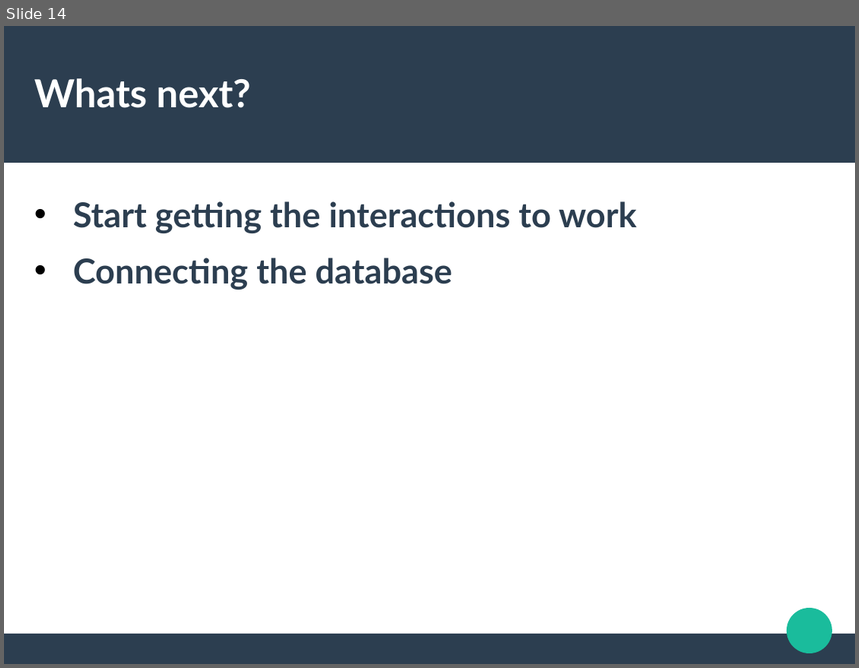
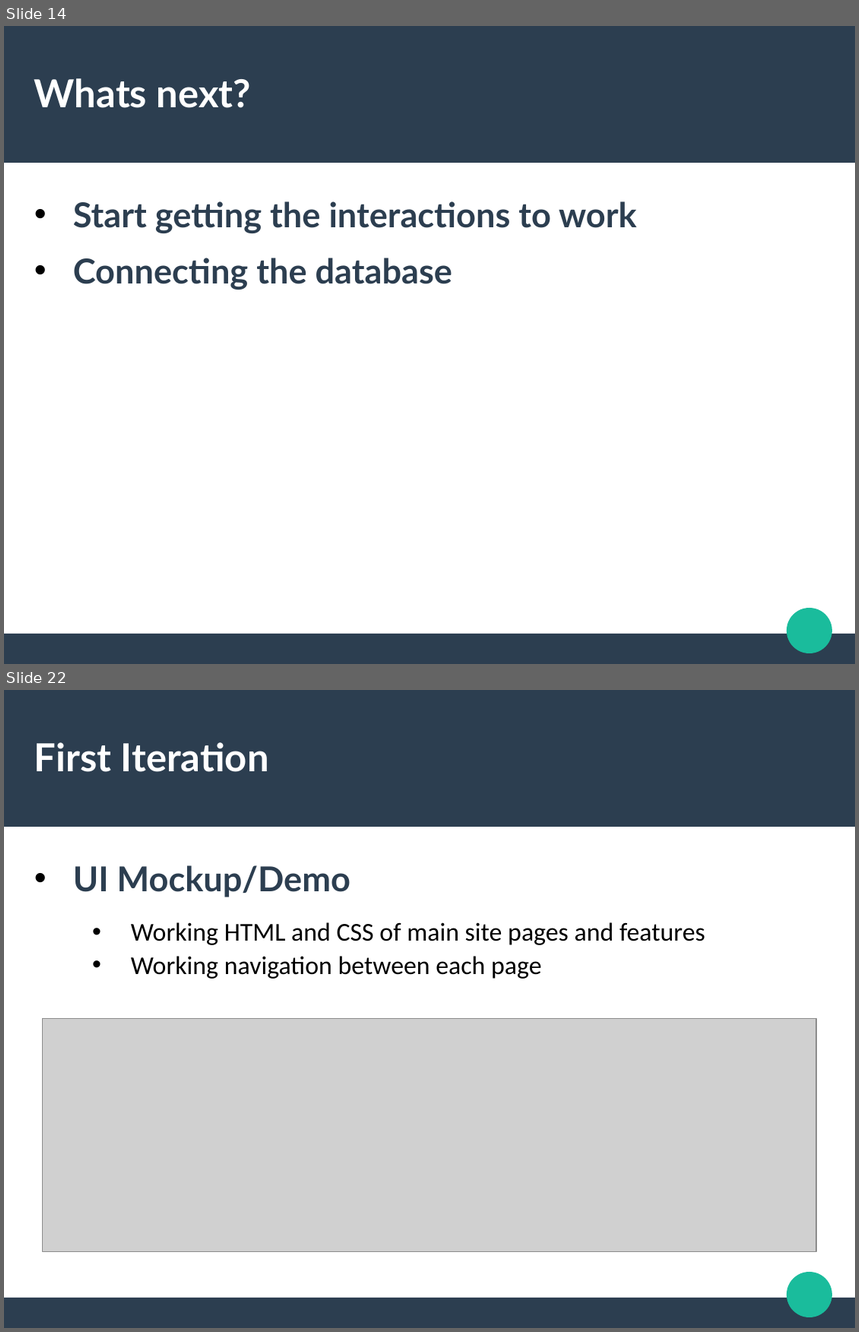
Before and after one commit to GGC-SD/SustainabilityWebsite, a slide deck: Fall2020HTMLDemo/UI.odp. Shown one above the other, each under a label of ours: slide 14 before the commit, slides 14 and 22 after it; the slides between them are not shown. The pictures are 859x668 and 859x1332 pixels, drawn with LibreOffice and Linux fonts; fonts in the diff are those of the drawing; grey boxes stand for pictures. Boxes give left, top, right and bottom in pixels: in the first picture for what was removed or moved away, otherwise in the second. Text is boxed around its words. In the diff, an @@ line names an element or a change of style, - is before the commit and + after.

```diff
--- a/Fall2020HTMLDemo/UI.odp
+++ b/Fall2020HTMLDemo/UI.odp
@@ slide 22 added at <box>4,690,855,1328</box>, background #FFFFFF; not listed: 3 template elements that a slide beside it also shows @@
@@ title added at <box>34,742,269,772</box>, 36 pt, text #FFFFFF, bold @@
+First Iteration
@@ text added at <box>73,866,705,979</box>, 24 pt, text #000000 @@
+• UI Mockup/Demo
+  • Working HTML and CSS of main site pages and features
+  • Working navigation between each page
@@ picture added at <box>43,1019,816,1252</box> @@
```
Also in this commit, not shown: 10 other slides added.
